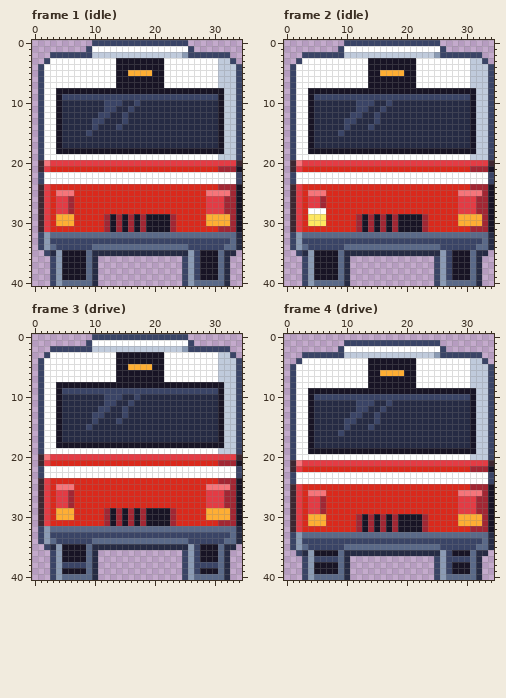
A pixel-art file gets an edit: art/hood-city/ttc-bus@62.aseprite. The first picture shows the starting point.
35x41 pixels, 6 frames. Shown: frame 1 (idle), frame 2 (idle), frame 3 (drive), frame 4 (drive). The commit also changed other frames, which this record leaves out.
The same view after the edit:
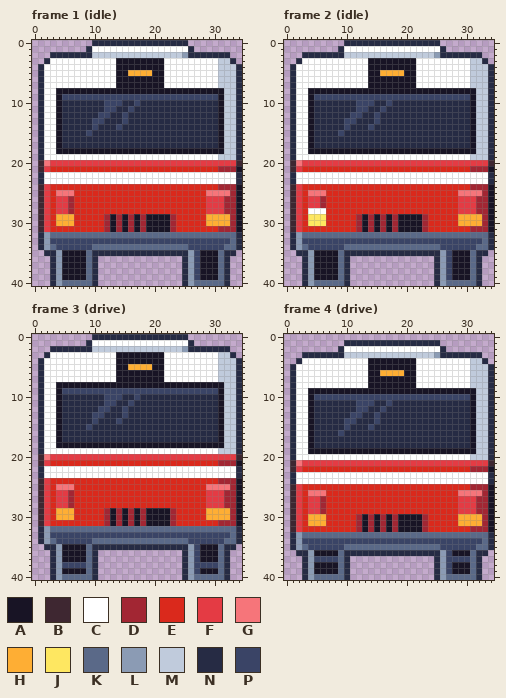
Palette (. is transparent): A #181425  B #3e2731  C #ffffff  D #a22633  E #da291c  F #e43b44  G #f6757a  H #feae34  J #fee761  K #5a6988  L #8b9bb4  M #c0cbdc  N #262b44  P #3a4466
The exact change:
Changed rows in their new state; - is an unchanged pixel.
Frame 1 (idle):
first column x 1:
 0 ---------NNNNNNNNNNNNNNNN---------
 1 --------N----------------N--------
 2 --NNNNNNN----------------NNNNNNN--
 3 -N------------------------------N-
 4 N--------------------------------N
 5 N--------------------------------N
 6 N--------------------------------N
 7 N--------------------------------N
 8 N--------------------------------N
 9 N--------------------------------N
10 N--------------------------------N
11 N--------------------------------N
12 N--------------------------------N
13 N--------------------------------N
14 N--------------------------------N
15 N--------------------------------N
16 N--------------------------------N
17 N--------------------------------N
18 N--------------------------------N
19 N--------------------------------N
22 N--------------------------------N
23 N--------------------------------N
first column x 1:
32 N------------------------
33 N------------------------
34 N------------------------
35 -N-----------------------
36 --N---------------------N
37 --N---------------------N
38 --N---------------------N
39 --N---------------------N
40 --N---------------------N
Frame 2 (idle): the same change as frame 1 (idle)
Frame 3 (drive): the same change as frame 1 (idle)
Frame 4 (drive):
first column x 1:
 1 ---------NNNNNNNNNNNNNNNN---------
 2 --------N----------------N--------
 3 --NNNNNNN----------------NNNNNNN--
 4 -N------------------------------N-
 5 N--------------------------------N
 6 N--------------------------------N
 7 N--------------------------------N
 8 N--------------------------------N
 9 N--------------------------------N
10 N--------------------------------N
11 N--------------------------------N
12 N--------------------------------N
13 N--------------------------------N
14 N--------------------------------N
15 N--------------------------------N
16 N--------------------------------N
17 N--------------------------------N
18 N--------------------------------N
19 N--------------------------------N
20 N--------------------------------N
23 N--------------------------------N
24 N--------------------------------N
first column x 1:
33 N------------------------
34 N------------------------
35 N------------------------
36 -N-----------------------
37 --N---------------------N
38 --N---------------------N
39 --N---------------------N
40 --N---------------------N
